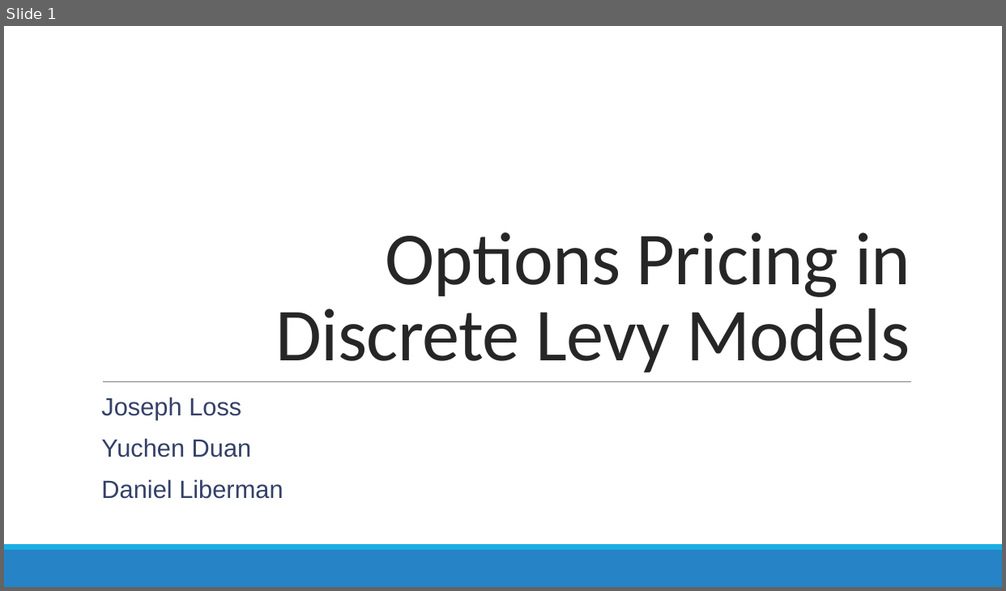
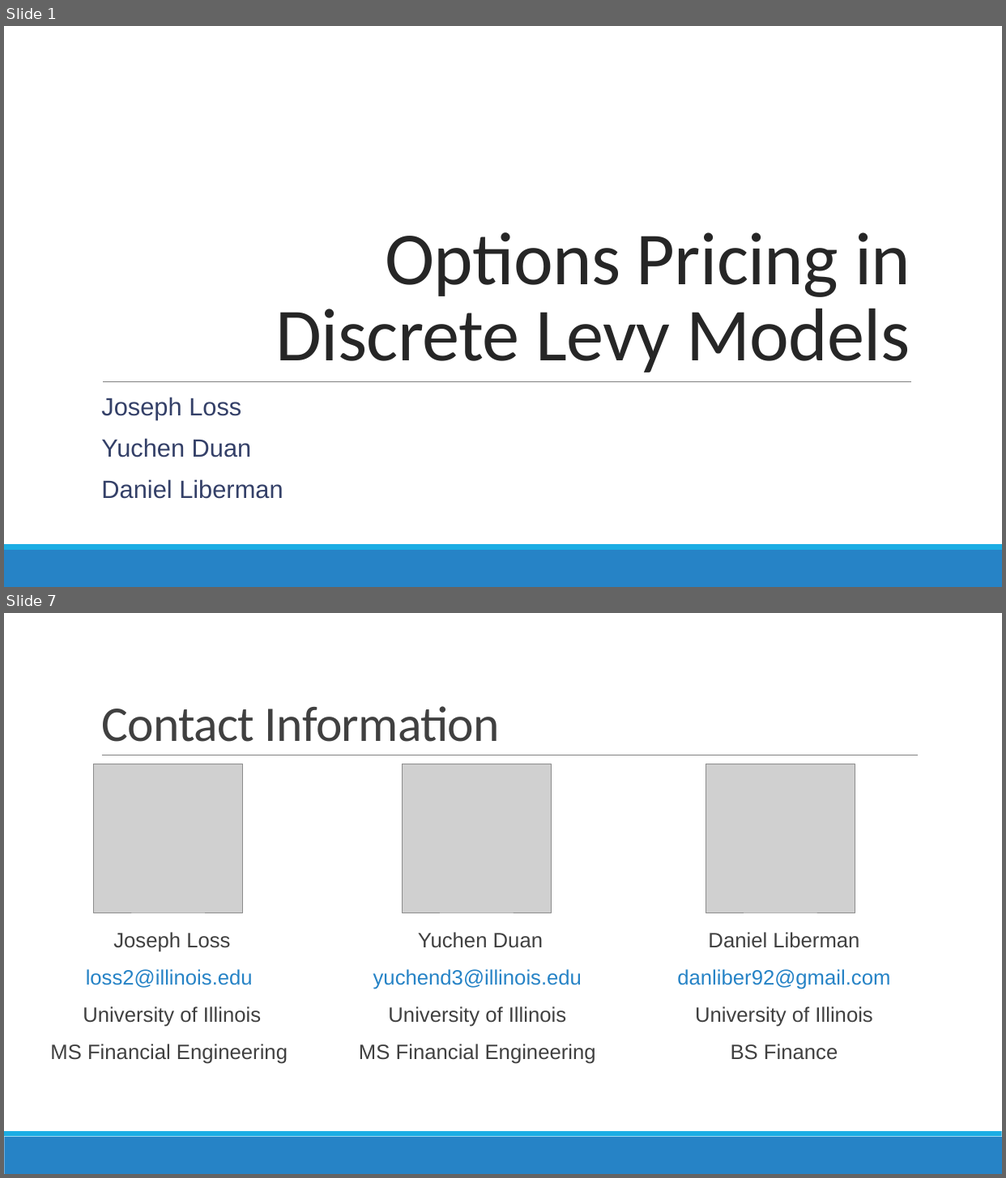
Before and after one commit to chicago-joe/Option-Pricing-via-Levy-Models-in-R, a slide deck: doc/RFinance Presentation.pptx. Shown one above the other, each under a label of ours: slide 1 before the commit, slides 1 and 7 after it; the slides between them are not shown. The pictures are 1006x591 and 1006x1178 pixels, drawn with LibreOffice and Linux fonts; fonts in the diff are those of the drawing; grey boxes stand for pictures. Boxes give left, top, right and bottom in pixels: in the first picture for what was removed or moved away, otherwise in the second. Text is boxed around its words. In the diff, an @@ line names an element or a change of style, - is before the commit and + after.

```diff
--- a/doc/RFinance Presentation.pptx
+++ b/doc/RFinance Presentation.pptx
@@ slide 7 added at [4, 613, 1002, 1174], background #FFFFFF; not listed: 2 template elements that a slide beside it also shows @@
@@ title added at [101, 706, 500, 742], 48 pt, text #404040 @@
+Contact Information
@@ line added from (102, 756) to (918, 756), #808080 0.5 pt @@
@@ picture added at [94, 764, 243, 913] @@
@@ picture added at [403, 764, 552, 913] @@
@@ picture added at [706, 764, 855, 913] @@
@@ text added at [50, 932, 288, 1064], 20 pt, text #404040 @@
+  Joseph Loss
+  loss2@illinois.edu
+  University of Illinois
+  MS Financial Engineering
@@ text added at [359, 932, 596, 1064], 20 pt, text #404040 @@
+  Yuchen Duan
+  yuchend3@illinois.edu
+  University of Illinois
+  MS Financial Engineering
@@ text added at [677, 932, 890, 1060], 20 pt, text #404040 @@
+  Daniel Liberman
+  danliber92@gmail.com
+  University of Illinois
+  BS Finance
```
Also in this commit, not shown: 3 slides changed, 2 other slides added, 2 slides removed, 3 other files.
